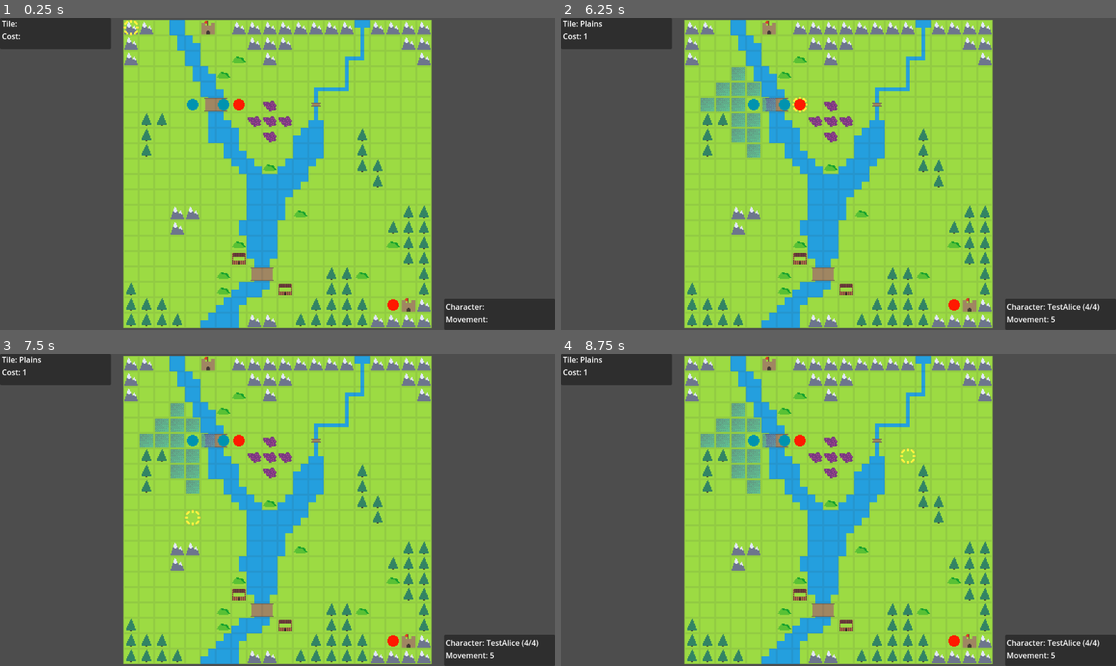
Above: before the commit, frames 1-4 (two rows, left to right).
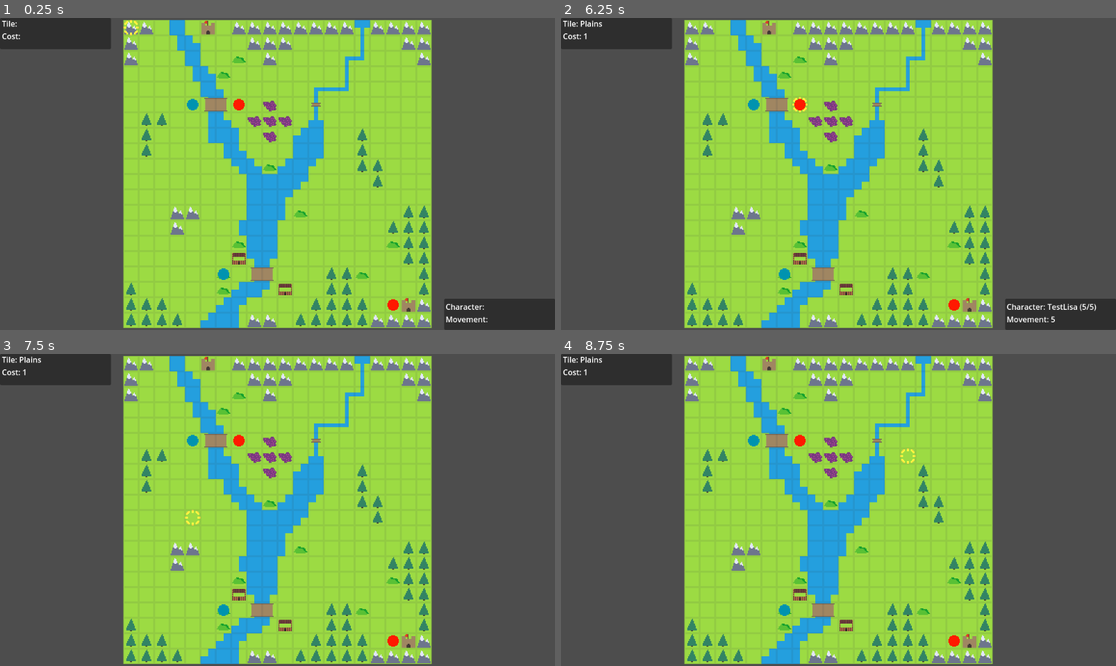
Above: after the commit, the same moments.

Repository: Kibibibit/chickenwarrior
Game: Godot game, scene res://src/scenes/main/main.tscn
Two runs of this game, one before a commit and one after it. Both use one fixed random seed, a clock stepped at 60 frames per second and the inputs below.
Inputs (mouse positions are in pixels of both pictures, inside the frame that each line leads up to):
- Up to frame 1 (0.25 s): no input
- Up to frame 2 (6.25 s): tap Enter (ui_accept) at 0.5, 0.77, 1.25, 1.52, 2, 2.75, 3.02, 3.5, 3.77, 4.25, 4.52, 6.02 s; move the mouse to (960, 158) at 0.52 s; hold Right (ui_right) 0.53-1.28 s; click (960, 158) at 0.67 s; move the mouse to (727, 189) at 1.27 s; hold Down (ui_down) 1.28-2.03 s; move the mouse to (894, 105) at 2.02 s; hold Right (ui_right) 2.03-2.78 s; move the mouse to (810, 236) at 2.77 s; hold Up (ui_up) 2.78-3.53 s; click (810, 236) at 2.92 s; move the mouse to (1005, 220) at 3.52 s; hold Left (ui_left) 3.53-5.03 s; move the mouse to (672, 127) at 4.27 s; move the mouse to (866, 174) at 5.02 s; hold Down (ui_down) 5.03-5.78 s; click (866, 174) at 5.17 s; move the mouse to (755, 96) at 5.77 s; hold Right (ui_right) from 5.78 s (still down)
- Up to frame 3 (7.5 s): move the mouse to (399, 494) at 6.52 s; release Right (ui_right) at 6.53 s; hold Up (ui_up) 6.53-7.28 s; tap Enter (ui_accept) at 6.77 s; move the mouse to (166, 525) at 7.27 s; hold Right (ui_right) from 7.28 s (still down); click (166, 525) at 7.42 s
- Up to frame 4 (8.75 s): tap Enter (ui_accept) at 7.52 s; move the mouse to (894, 441) at 8.02 s; release Right (ui_right) at 8.03 s; hold Down (ui_down) from 8.03 s (still down)

The runs differ from the first frame. In frame 1, 0.1% of the frame differs, in the area x 39-42%, y 25-84%; in frame 2, 1.6%; in frame 3, 3.4%, in the area x 25-100%, y 15-100%; in frame 4, 3.4%.

Commit message:
Fixed a ui softlock

Diff:
--- a/src/prefabs/battle_prefabs/unit/unit.gd
+++ b/src/prefabs/battle_prefabs/unit/unit.gd
@@ -65,7 +65,7 @@
 	return true
 
 func path_to(path: Array[Vector2i]) -> void:
-	_path = path
+	_path = path.duplicate()
 
 func get_valid_actions(new_tile: Vector2i, attack_tiles: Array[Vector2i], unit_positions: Dictionary) -> Array[int]:
 	var out: Array[int] = []
--- a/src/prefabs/maps/test_map/test_map.tscn
+++ b/src/prefabs/maps/test_map/test_map.tscn
@@ -61,14 +61,14 @@
 hp = 10
 
 [node name="TestAlice" parent="Units" instance=ExtResource("2_je2jo")]
-material = SubResource("ShaderMaterial_3yfau")
-position = Vector2(96, 80)
+material = SubResource("ShaderMaterial_73qwn")
+position = Vector2(96, 256)
 character = ExtResource("9_h38tm")
-tile = Vector2i(6, 5)
+tile = Vector2i(6, 16)
 hp = 4
 
 [node name="TestLisa" parent="Units" instance=ExtResource("2_je2jo")]
-material = SubResource("ShaderMaterial_av6vi")
+material = SubResource("ShaderMaterial_q4rme")
 position = Vector2(112, 80)
 character = ExtResource("10_cg0gy")
 team = 1
--- a/src/prefabs/ui/battle_ui/action_list/action_list.gd
+++ b/src/prefabs/ui/battle_ui/action_list/action_list.gd
@@ -5,6 +5,7 @@
 
 @onready
 var _vbox: VBoxContainer = $VBoxContainer
+
 
 var actions: Array[int] = []
 
@@ -23,6 +24,7 @@
 			focused = true
 
 	visible = true
+
 
 func hide_actions() -> void:
 	_clear_actions()
--- a/src/prefabs/ui/battle_ui/action_list/action_list.tscn
+++ b/src/prefabs/ui/battle_ui/action_list/action_list.tscn
@@ -9,6 +9,4 @@
 
 [node name="VBoxContainer" type="VBoxContainer" parent="."]
 layout_mode = 1
-offset_right = 94.0
-offset_bottom = 66.0
 alignment = 1
--- a/src/prefabs/ui/battle_ui/battle_ui.tscn
+++ b/src/prefabs/ui/battle_ui/battle_ui.tscn
@@ -58,4 +58,3 @@
 Movement:"
 
 [node name="ActionList" parent="CanvasLayer" instance=ExtResource("2_yiimy")]
-visible = false
Not shown: 3 places in src/prefabs/maps/test_map/test_map.tscn that only renumber resources
